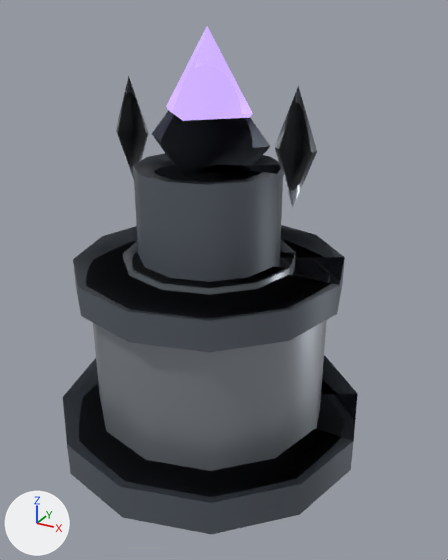
A saved change to the glTF model public/assets/3d/towers/lightning.glb.
Rendered twice from a 50 mm camera at (1.61, -2.76, 2.37) aimed at (0.07, 0.04, 0.97). The axes (+X, +Y, +Z) are drawn at lower left. The lights are the same throughout. The first picture is the older version. Where no turn or scale is listed for an object, it has been applied to the vertices.

Names of what the first picture shows: 'base', 'baseCollar', 'footing', 'lowerTrim', 'shaft', 'shardL', 'shardR', 'spinCrystal', 'support'.
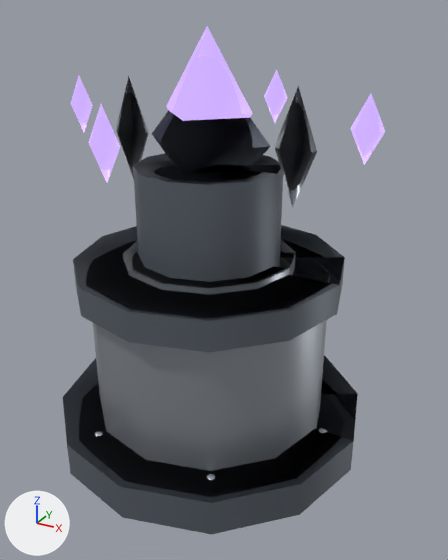
The change in detail:
Mesh me_sphere_1 is new.
It has 105 vertices, 180 faces and spans x -0.5..0.5, y -0.5..0.5, z -0.5..0.5.
It uses material mat_steel (grey #acb2bb).
Object 'BaseRivet1' (ob_baserivet1) is new; it shows me_sphere_1.
Its parent is ob_towerroot.
Its location is (0.36, -0.624, 0.17).
Its scale is (0.075, 0.075, 0.075).
Object 'OrbitShard3' (ob_orbitshard3) is new; it shows me_octa_2.
Its parent is ob_turret.
Its location is (0.0, 0.82, 0.32).
Its scale is (0.16, 0.16, 0.32).
Object 'OrbitShard2' (ob_orbitshard2) is new; it shows me_octa_2.
Its parent is ob_turret.
Its location is (-0.82, 0.0, 0.32).
Its scale is (0.16, 0.16, 0.32).
Object 'OrbitShard1' (ob_orbitshard1) is new; it shows me_octa_2.
Its parent is ob_turret.
Its location is (0.0, -0.82, 0.32).
Its scale is (0.16, 0.16, 0.32).
Object 'OrbitShard0' (ob_orbitshard0) is new; it shows me_octa_2.
Its parent is ob_turret.
Its location is (0.82, 0.0, 0.32).
Its scale is (0.16, 0.16, 0.32).

Where the change shows, as pixel boxes [x1, y1, x2, y2] in the pictures (448 x 560 px):
'OrbitShard0', added (purple): after [350, 94, 385, 165]
'OrbitShard1', added (purple): after [88, 104, 120, 183]
'OrbitShard3', added (purple): after [264, 70, 288, 123]
'OrbitShard2', added (purple): after [71, 76, 93, 132]
'BaseRivet1', added: after [207, 474, 215, 480]
